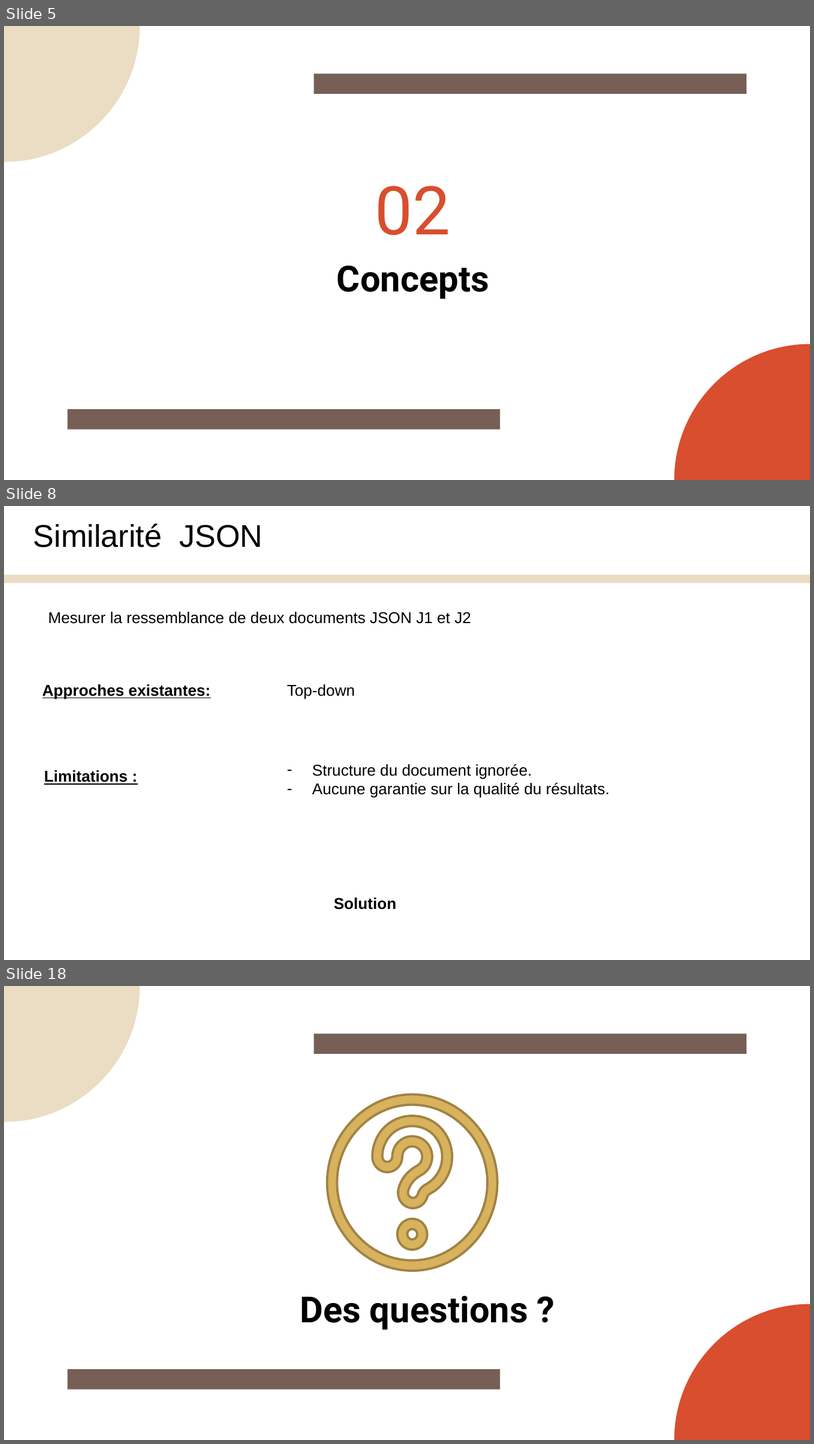
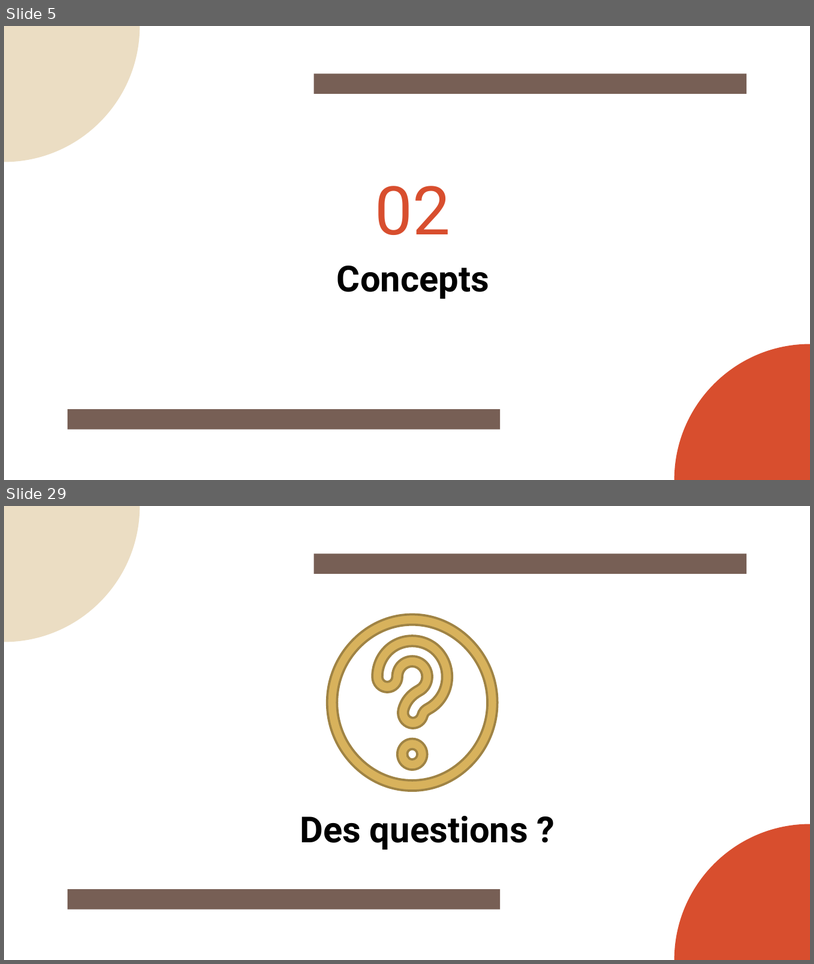
Before and after one commit to Yanis540/PSTL-M1, a slide deck: énoncé/Présentation_Finale.pptx. Shown one above the other, each under a label of ours: slides 5, 8 and 18 before the commit, slides 5 and 29 after it; the slides between them are not shown. The pictures are 814x1444 and 814x964 pixels, drawn with LibreOffice and Linux fonts; fonts in the diff are those of the drawing. Boxes give left, top, right and bottom in pixels: in the first picture for what was removed or moved away, otherwise in the second. Text is boxed around its words. In the diff, an @@ line names an element or a change of style, - is before the commit and + after.

```diff
--- a/énoncé/Présentation_Finale.pptx
+++ b/énoncé/Présentation_Finale.pptx
@@ slide 8 removed at <box>4,506,810,960</box>, background #FFFFFF @@
@@ text removed at <box>33,523,263,547</box> @@
-Similarité JSON
@@ rectangle removed at <box>4,574,810,583</box> @@
@@ text removed at <box>48,612,471,624</box> @@
-Mesurer la ressemblance de deux documents JSON J1 et J2
@@ text removed at <box>42,684,211,699</box> @@
-Approches existantes:
@@ text removed at <box>287,684,355,699</box> @@
-Top-down
@@ text removed at <box>44,770,128,784</box> @@
-Limitations :
@@ text removed at <box>312,763,610,798</box> @@
-– Structure du document ignorée.
-– Aucune garantie sur la qualité du résultats.
@@ text removed at <box>334,897,397,909</box> @@
-Solution
@@ what was slide 18 is now slide 29 @@
```
Also in this commit, not shown: 8 slides changed, 18 slides added, 6 other slides removed.
